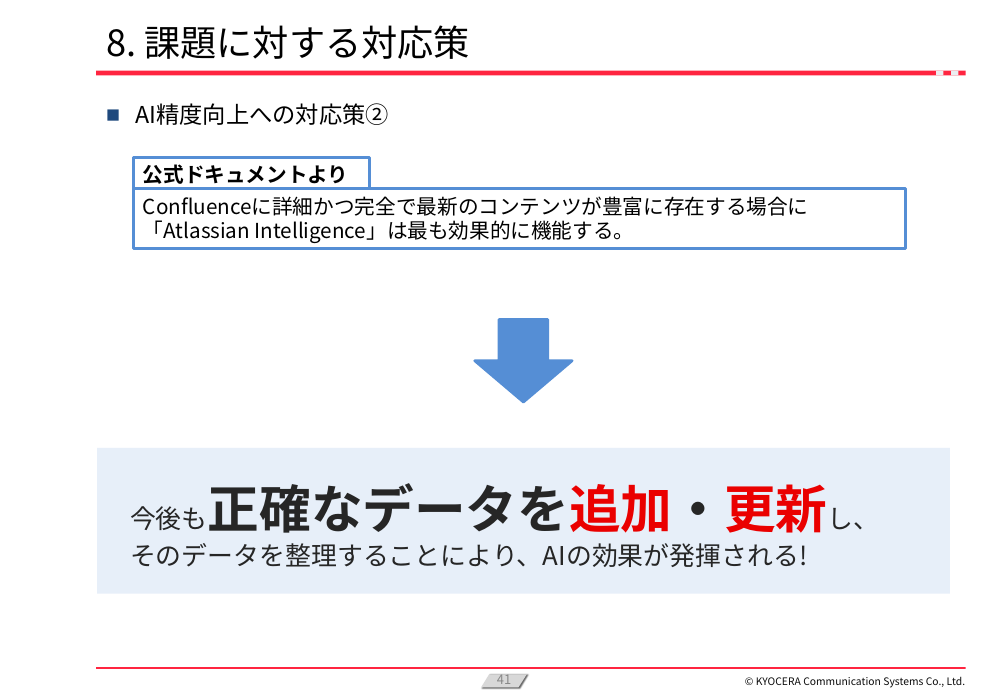
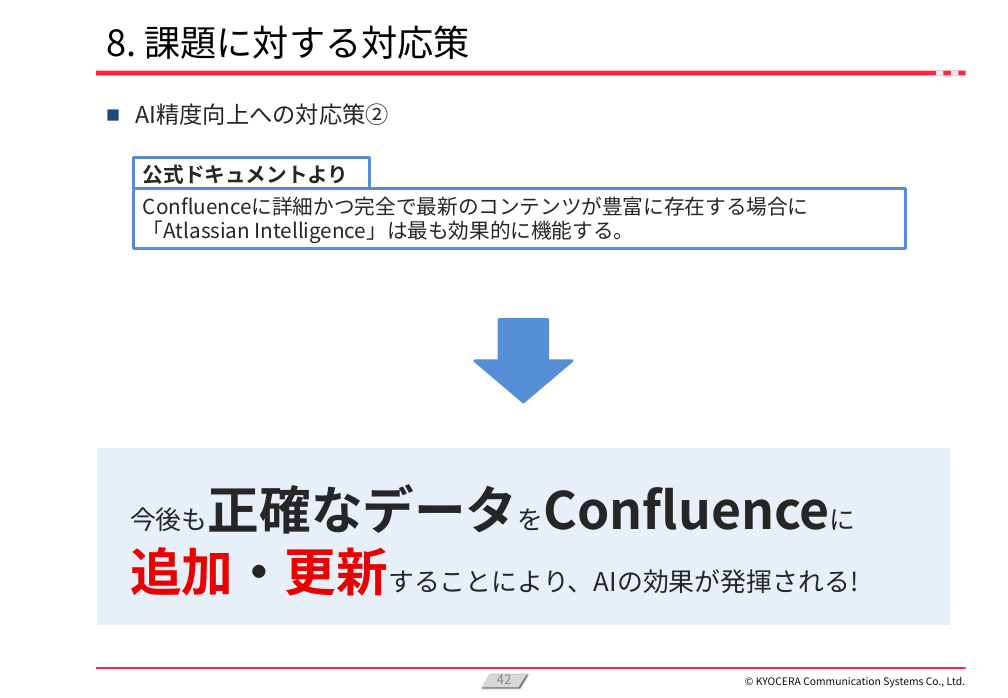
Before and after one commit to KanataOsako/SCSA, a slide deck: slide 42 of src/研究レポート/業務改善【大迫かなた】2024年予選会資料.pptx (slide 41 before the commit). Drawn at 1008x698 pixels with LibreOffice and Linux fonts; fonts in the diff are those of the drawing; background and template pictures are left out. Boxes give left, top, right and bottom in pixels: in the first picture for what was removed or moved away, otherwise in the second. Text is boxed around its words. In the diff, an @@ line names an element or a change of style, - is before the commit and + after.

```diff
--- a/src/研究レポート/業務改善【大迫かなた】2024年予選会資料.pptx
+++ b/src/研究レポート/業務改善【大迫かなた】2024年予選会資料.pptx
@@ text colour #000000 to #262626 in 3 elements at [134,157,370,192], [134,189,906,249], [135,103,389,125] @@
@@ rectangle "今後も正確なデータをConfluenceに": place and size @@
-rectangle "今後も正確なデータをConfluenceに" at [97,448,950,594]
+rectangle "今後も正確なデータをConfluenceに" at [97,448,950,625]
@@ text in rectangle at [130,484,858,596]: text changed @@
-今後も正確なデータを追加・更新し、
-そのデータを整理することにより、AIの効果が発揮される!
+今後も正確なデータをConfluenceに
+追加・更新することにより、AIの効果が発揮される!
@@ page number at [497,674,511,689]: text changed @@
-41
+42
```
Also in this commit, not shown: 37 other slides changed, 1 slide added, 1 other file.
